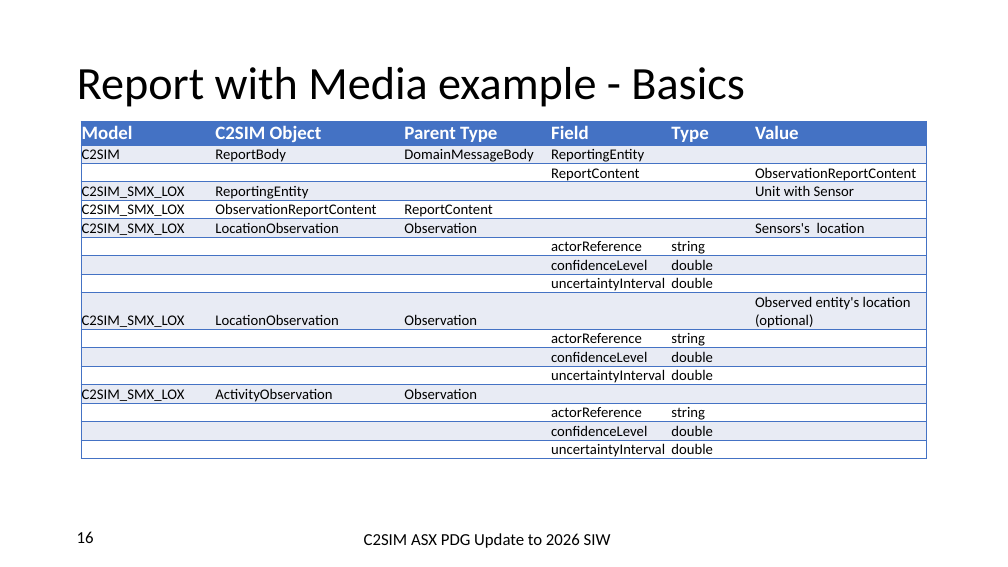
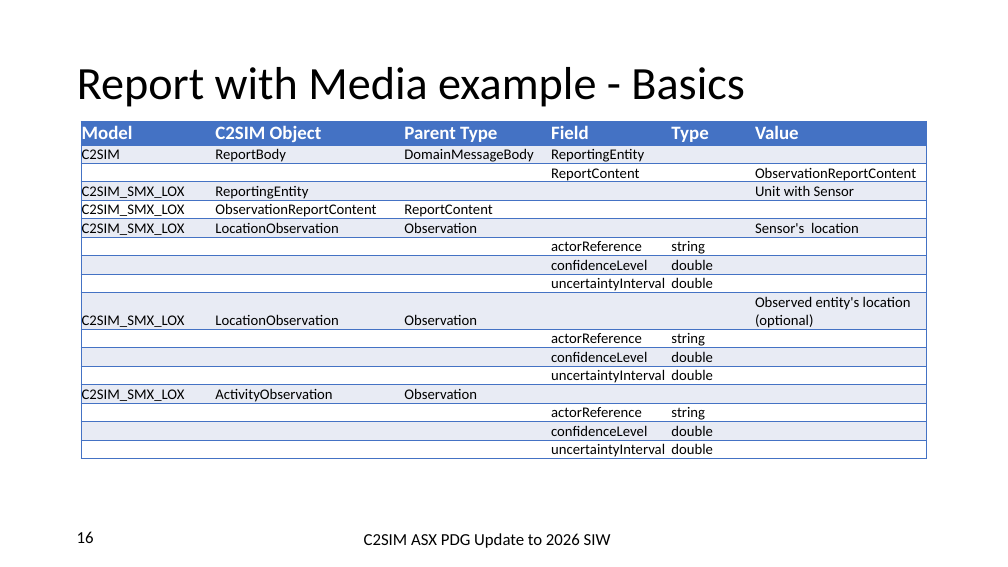
Before and after one commit to hyssostech/C2SIMArtifacts, a slide deck: slide 16 of Subgroups/ASX/Status Reporting/2026 SIW C2SIM ASX Update.pptx. Drawn at 1008x567 pixels with LibreOffice and Linux fonts; fonts in the diff are those of the drawing. Boxes give left, top, right and bottom in pixels: in the first picture for what was removed or moved away, otherwise in the second. Text is boxed around its words. In the diff, an @@ line names an element or a change of style, - is before the commit and + after.

```diff
--- a/Subgroups/ASX/Status Reporting/2026 SIW C2SIM ASX Update.pptx
+++ b/Subgroups/ASX/Status Reporting/2026 SIW C2SIM ASX Update.pptx
@@ table at (x1=81, y1=121, x2=927, y2=463) @@
-row 6, column 6: Sensors's location
+row 6, column 6: Sensor's location
```
Also in this commit, not shown: 4 other slides changed.
